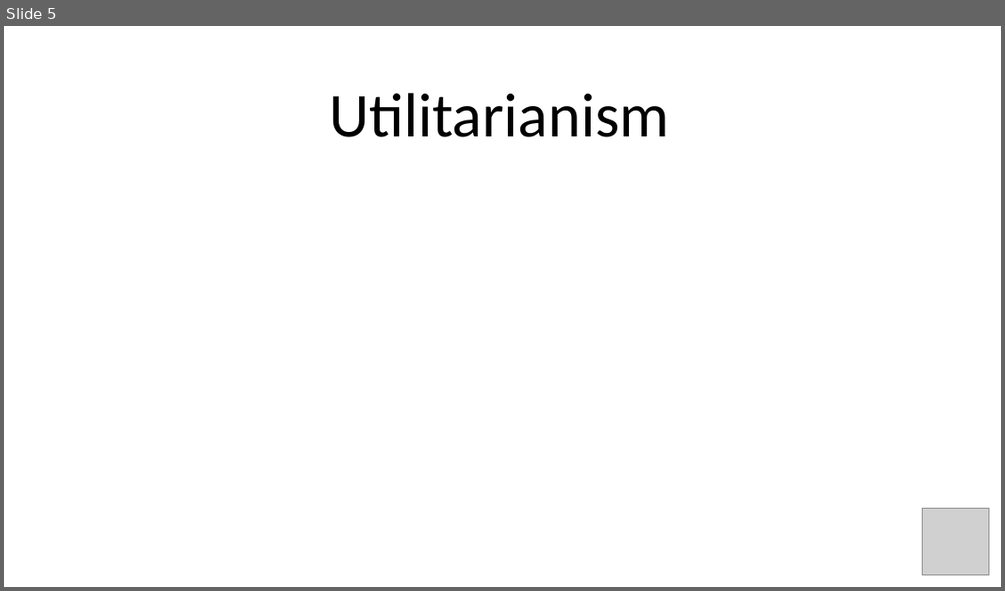
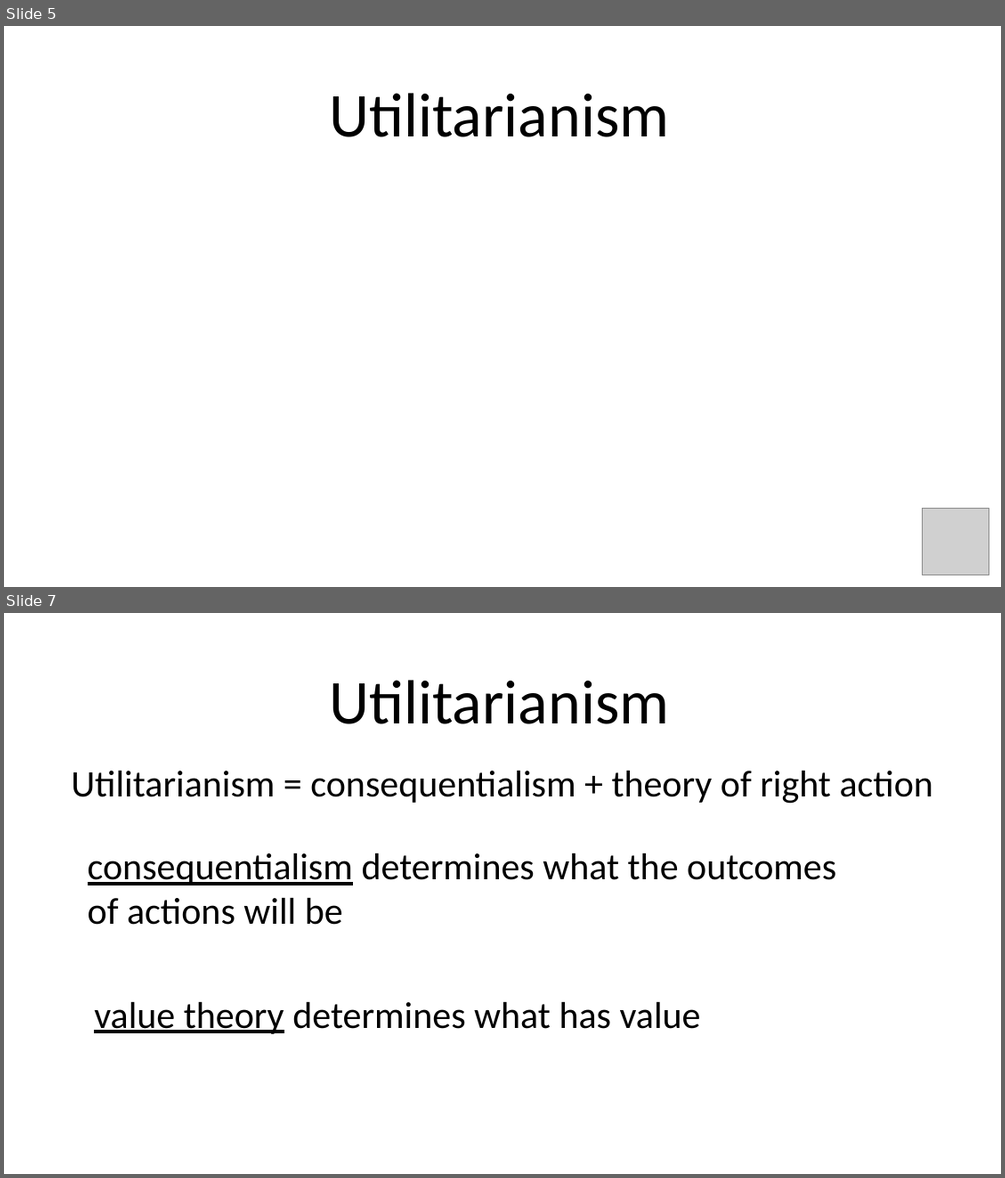
Before and after one commit to winkelmantanner/winkelmantanner.github.io, a slide deck: Presentation1.pptx. Shown one above the other, each under a label of ours: slide 5 before the commit, slides 5 and 7 after it; the slides between them are not shown. The pictures are 1005x591 and 1005x1178 pixels, drawn with LibreOffice and Linux fonts; fonts in the diff are those of the drawing; grey boxes stand for pictures. Boxes give left, top, right and bottom in pixels: in the first picture for what was removed or moved away, otherwise in the second. Text is boxed around its words. In the diff, an @@ line names an element or a change of style, - is before the commit and + after.

```diff
--- a/Presentation1.pptx
+++ b/Presentation1.pptx
@@ slide 7 added at <box>4,613,1001,1174</box>, background #FFFFFF @@
@@ title added at <box>329,680,669,724</box>, 60 pt, text #000000 @@
+Utilitarianism
@@ text added at <box>71,771,933,803</box>, 36 pt, text #000000 @@
+Utilitarianism = consequentialism + theory of right action
@@ text added at <box>88,853,836,925</box>, 36 pt, text #000000 @@
+consequentialism determines what the outcomes of actions will be
@@ text added at <box>94,1002,701,1034</box>, 36 pt, text #000000 @@
+value theory determines what has value
```
Also in this commit, not shown: 1 slide changed, 11 other slides added, 2 other files.
